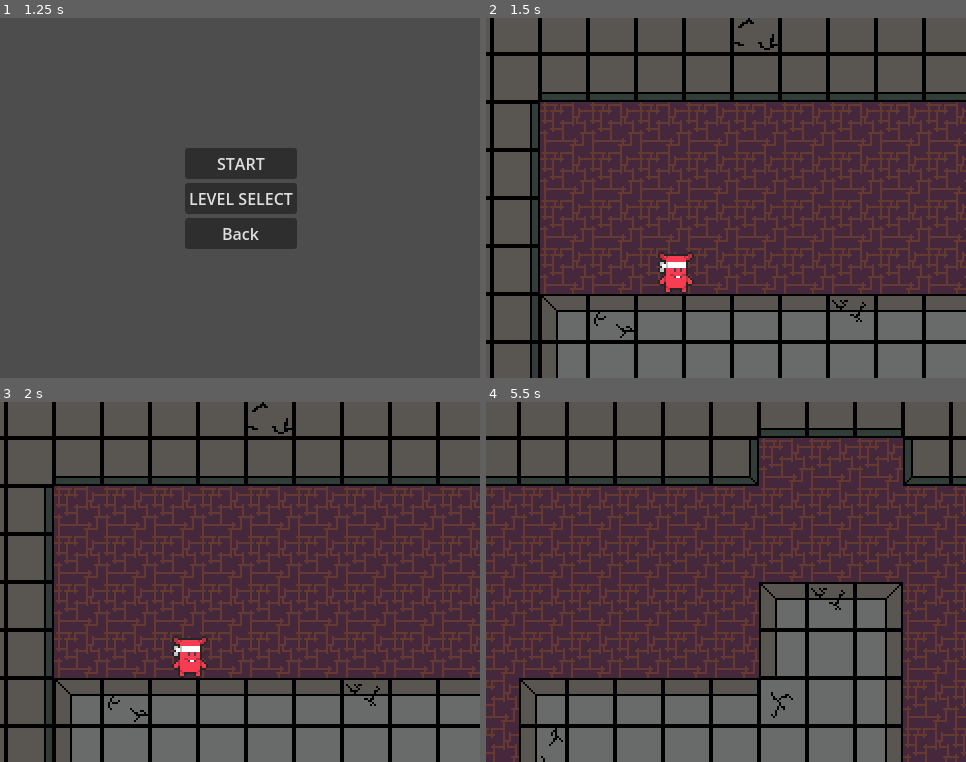
Above: before the commit, frames 1-4 (two rows, left to right).
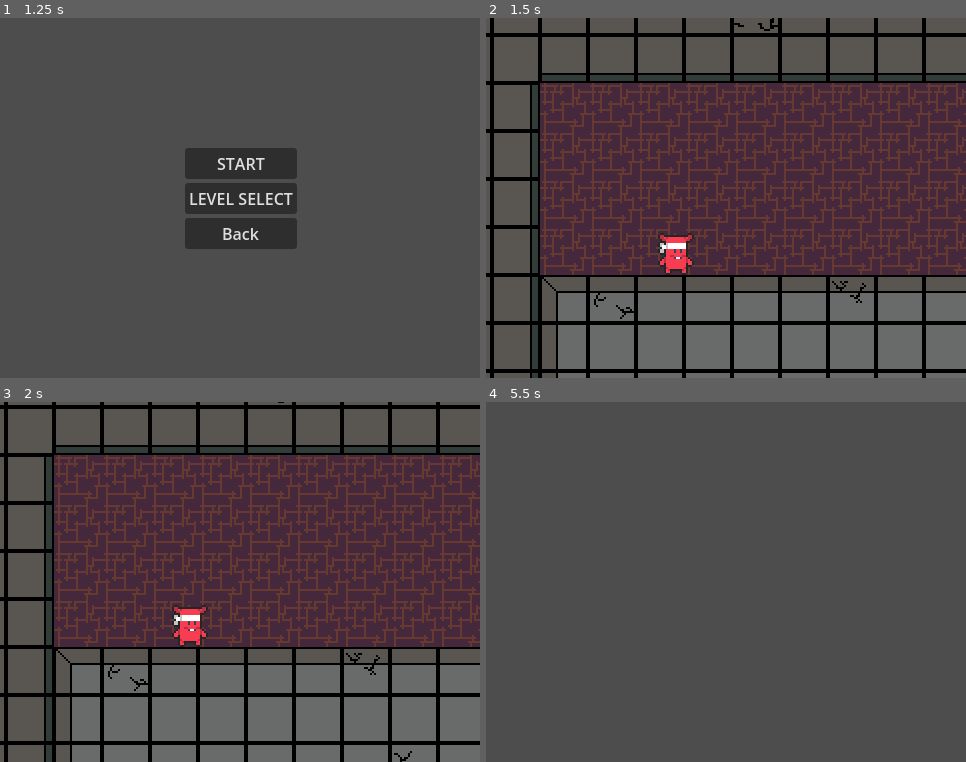
Above: after the commit, the same moments.

Repository: mendsergon/Heckbound-Idol-Quest
Game: Godot game, scene res://Scenes/Main.tscn
The game is run twice, just before and just after one commit, with the same random seed, the same clock (stepped at 60 frames per second) and the same inputs.
Inputs:
- Up to frame 1 (1.25 s): click "PLAY" at 0.5 s
- Up to frame 2 (1.5 s): click "START" at 1.25 s
- Up to frame 3 (2 s): no input
- Up to frame 4 (5.5 s): hold X (Interact) 2.03-2.78 s; hold Right (right) 2.03-3.53 s; tap Z (jump) at 2.27, 3.02, 4.52, 5.27 s; tap X (Interact) at 2.85, 4.35 s; hold Left (left) 3.53-4.28 s; hold X (Interact) 3.53-4.28 s; hold Right (right) from 4.28 s (still down); hold X (Interact) from 5.03 s (still down)

Frame 1 is identical in both runs. In frame 2, 33% of the frame differs, in the area x 0-100%, y 0-99%; in frame 3, 37%; in frame 4, 81%, in the area x 0-100%, y 0-100%.

Commit message:
Added puzzle1 and puzzle2 on level 1, tweaked camera logic

Diff:
--- a/Source/Heckbound Idol Quest/Scenes/Levels/Hell/Level_1.tscn
+++ b/Source/Heckbound Idol Quest/Scenes/Levels/Hell/Level_1.tscn
@@ -85,13 +85,47 @@
 tile_map_data = PackedByteArray("AAD3/wAAAAADAAAAAGD5/wAAAAAAAAAAAAD6/wAAAAAAAAAAAAD7/wAAAAAAAAAAAAD8/wAAAAAAAAAAAAD4/w …(14560 unchanged characters)…
 tile_set = SubResource("TileSet_ifdpo")
 
-[node name="Button0" parent="." instance=ExtResource("4_ifdpo")]
+[node name="Puzzle0" type="Node2D" parent="."]
+
+[node name="Button0" parent="Puzzle0" instance=ExtResource("4_ifdpo")]
 position = Vector2(825, -13)
 
-[node name="Platform0" parent="." instance=ExtResource("5_hh8cf")]
+[node name="Platform0" parent="Puzzle0" instance=ExtResource("5_hh8cf")]
 position = Vector2(791, -33)
 
-[node name="Platform1" parent="." instance=ExtResource("5_hh8cf")]
+[node name="Platform1" parent="Puzzle0" instance=ExtResource("5_hh8cf")]
 position = Vector2(753, -58)
 
-[connection signal="button_turned_on" from="Button0" to="." method="_on_button_0_button_turned_on"]
+[node name="Puzzle1" type="Node2D" parent="."]
+
+[node name="Button1" parent="Puzzle1" instance=ExtResource("4_ifdpo")]
+position = Vector2(637, -109)
+
+[node name="Platform2" parent="Puzzle1" instance=ExtResource("5_hh8cf")]
+position = Vector2(596, -122)
+
+[node name="Platform3" parent="Puzzle1" instance=ExtResource("5_hh8cf")]
+position = Vector2(536, -155)
+
+[node name="Platform4" parent="Puzzle1" instance=ExtResource("5_hh8cf")]
+position = Vector2(600, -190)
+
+[node name="Platform5" parent="Puzzle1" instance=ExtResource("5_hh8cf")]
+position = Vector2(563, -233)
+
+[node name="Platform6" parent="Puzzle1" instance=ExtResource("5_hh8cf")]
+position = Vector2(563, -276)
+
+[node name="Puzzle2" type="Node2D" parent="."]
+
+[node name="Button2" parent="Puzzle2" instance=ExtResource("4_ifdpo")]
+position = Vector2(396, -301)
+
+[node name="Platform7" parent="Puzzle2" instance=ExtResource("5_hh8cf")]
+position = Vector2(734, -324.00003)
+rotation = -1.5707964
+scale = Vector2(3, 3)
+
+[connection signal="button_turned_on" from="Puzzle0/Button0" to="." method="_on_button_0_button_turned_on"]
+[connection signal="button_turned_on" from="Puzzle1/Button1" to="." method="_on_button_1_button_turned_on"]
+[connection signal="button_turned_on" from="Puzzle2/Button2" to="." method="_on_button_2_button_turned_on"]
--- a/Source/Heckbound Idol Quest/Scripts/Levels/Hell/level_1.gd
+++ b/Source/Heckbound Idol Quest/Scripts/Levels/Hell/level_1.gd
@@ -1,21 +1,43 @@
 extends Node2D
 
 @onready var camera_2d: Camera2D = $Camera2D
-@onready var button_0: Node2D = $Button0
-@onready var platform_0: StaticBody2D = $Platform0
-@onready var platform_1: StaticBody2D = $Platform1
+
+# Puzzle 0
+@onready var button_0: Node2D = $Puzzle0/Button0
+@onready var platform_0: StaticBody2D = $Puzzle0/Platform0
+@onready var platform_1: StaticBody2D = $Puzzle0/Platform1
+
+# Puzzle 1
+@onready var button_1: Node2D = $Puzzle1/Button1
+@onready var platform_2: StaticBody2D = $Puzzle1/Platform2
+@onready var platform_3: StaticBody2D = $Puzzle1/Platform3
+@onready var platform_4: StaticBody2D = $Puzzle1/Platform4
+@onready var platform_5: StaticBody2D = $Puzzle1/Platform5
+@onready var platform_6: StaticBody2D = $Puzzle1/Platform6
+
+# Puzzle 2
+@onready var button_2: Node2D = $Puzzle2/Button2
+@onready var platform_7: StaticBody2D = $Puzzle2/Platform7
 
 # Variables
 var player: Node2D = null
 var initial_camera_y: float = 0.0  # Store initial camera Y position
+var camera_follow_speed: float = 5.0  # Higher = faster follow
+var target_camera_y: float = 0.0
 
 func _ready() -> void:
 	# --------------------------------------------------------
 	# Initialize platforms to disabled state at start
 	# --------------------------------------------------------
-	print("Level 1: Disabling platforms at start")
+	print("Level 1: Handling platforms at start")
 	platform_0.disable()
 	platform_1.disable()
+	platform_2.disable()
+	platform_3.disable()
+	platform_4.disable()
+	platform_5.disable()
+	platform_6.disable()
+	platform_7.enable()
 
 	# --------------------------------------------------------
 	# Wait a moment for player to be spawned by Main.gd
@@ -23,10 +45,7 @@
 	await get_tree().process_frame
 	await get_tree().process_frame  # Wait 2 frames to be sure
 
-	# --------------------------------------------------------
-	# Store initial camera Y position
-	# --------------------------------------------------------
-	initial_camera_y = camera_2d.global_position.y
+
 
 	# --------------------------------------------------------
 	# Find the player that was spawned into this level
@@ -58,11 +77,21 @@
 
 func _process(delta: float) -> void:
 	# --------------------------------------------------------
-	# Update camera position to follow player horizontally only
+	# Update camera position to follow player horizontally immediately
+	# but with smooth delayed vertical following
 	# --------------------------------------------------------
 	if player:
 		var player_pos = player.global_position
-		camera_2d.global_position = Vector2(player_pos.x, initial_camera_y)
+
+		# Immediate horizontal following
+		var camera_x = player_pos.x
+
+		# Smooth delayed vertical following
+		target_camera_y = player_pos.y
+		var current_camera_y = camera_2d.global_position.y
+		var new_camera_y = lerp(current_camera_y, target_camera_y, camera_follow_speed * delta)
+
+		camera_2d.global_position = Vector2(camera_x, new_camera_y)
 
 func _on_button_0_button_turned_on() -> void:
 	# --------------------------------------------------------
@@ -71,3 +100,24 @@
 	print("BUTTON PRESSED! Toggling platforms")
 	platform_0.toggle()
 	platform_1.toggle()
+
+
+
+func _on_button_1_button_turned_on() -> void:
+	# --------------------------------------------------------
+	# Toggle platforms when button is activated
+	# --------------------------------------------------------
+	print("BUTTON PRESSED! Toggling platforms")
+	platform_2.toggle()
+	platform_3.toggle()
+	platform_4.toggle()
+	platform_5.toggle()
+	platform_6.toggle()
+
+
+func _on_button_2_button_turned_on() -> void:
+	# --------------------------------------------------------
+	# Toggle platforms when button is activated
+	# --------------------------------------------------------
+	print("BUTTON PRESSED! Toggling platform")
+	platform_7.toggle()
